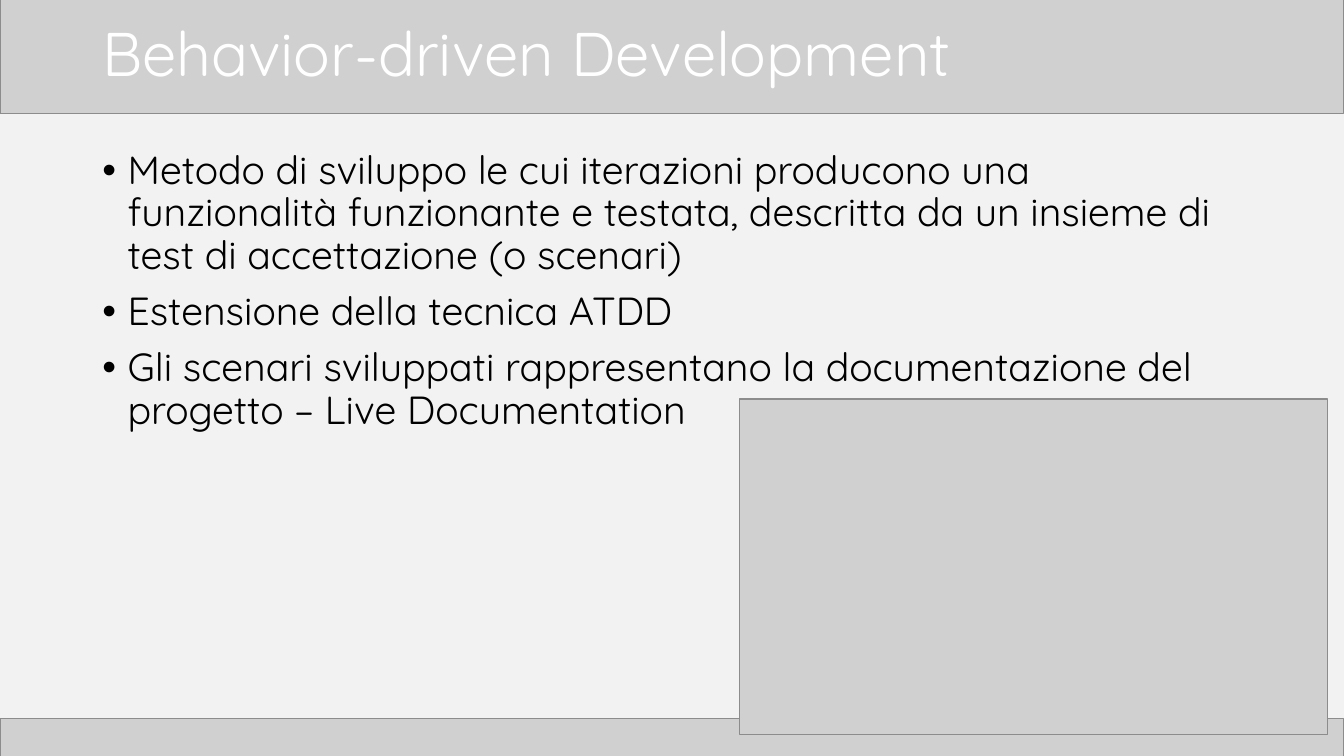
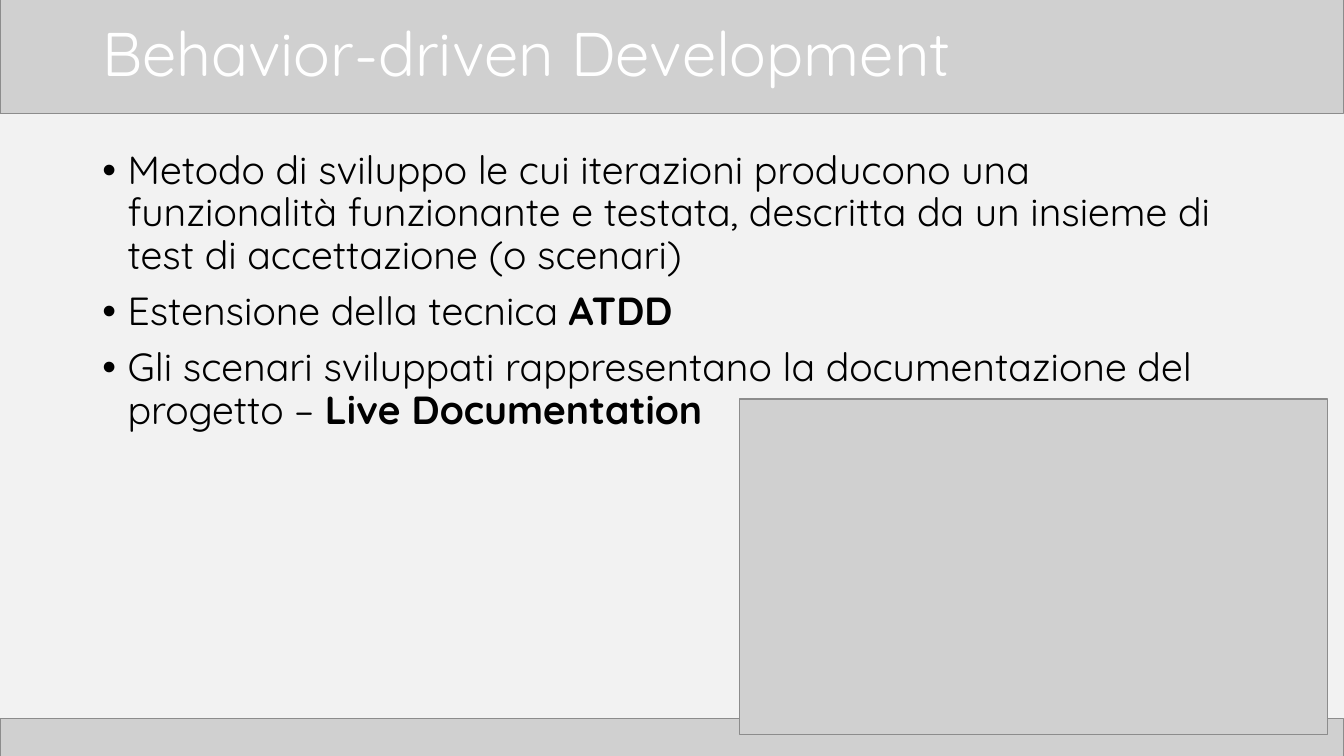
Before and after one commit to TTia/xblog-thesis, a slide deck: slide 4 of Presentazione.pptx. Drawn at 1344x756 pixels with LibreOffice and Linux fonts; fonts in the diff are those of the drawing; grey boxes stand for pictures. Boxes give left, top, right and bottom in pixels: in the first picture for what was removed or moved away, otherwise in the second. Text is boxed around its words. In the diff, an @@ line names an element or a change of style, - is before the commit and + after.

```diff
--- a/Presentazione.pptx
+++ b/Presentazione.pptx
@@ text at bbox=[128, 296, 1191, 432]: bold on in "ATDD", "Live Documentation" @@
```
Also in this commit, not shown: 16 other slides changed, 1 slide added, 7 other files.
